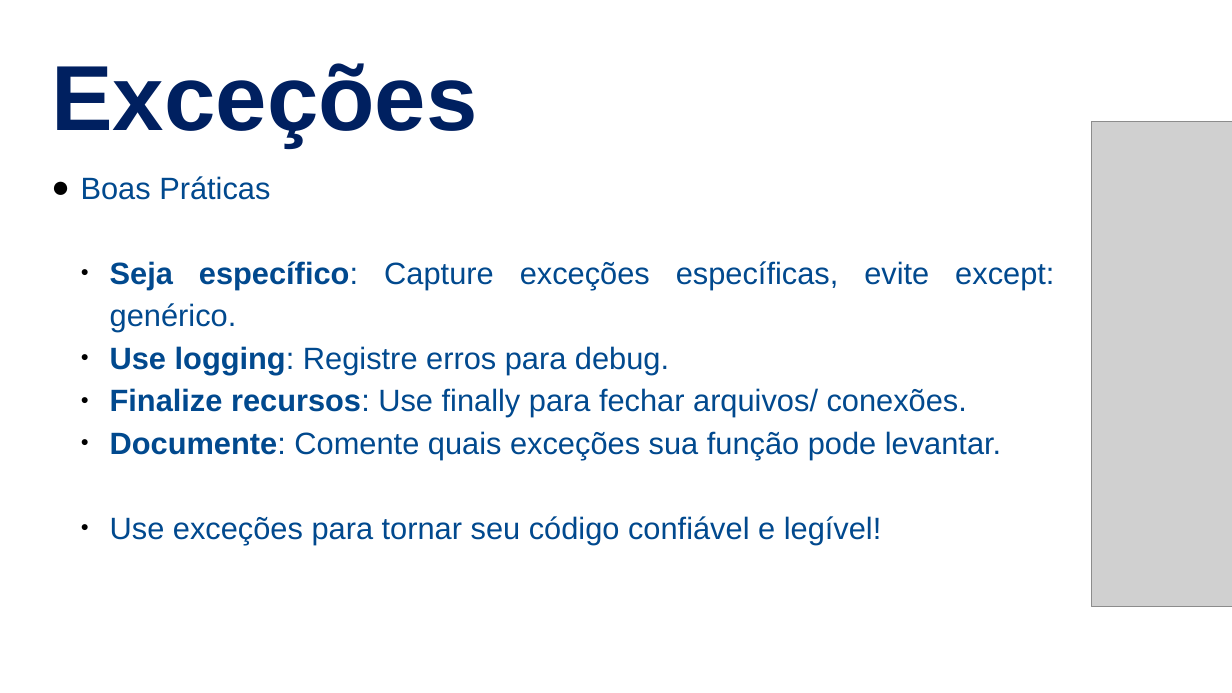
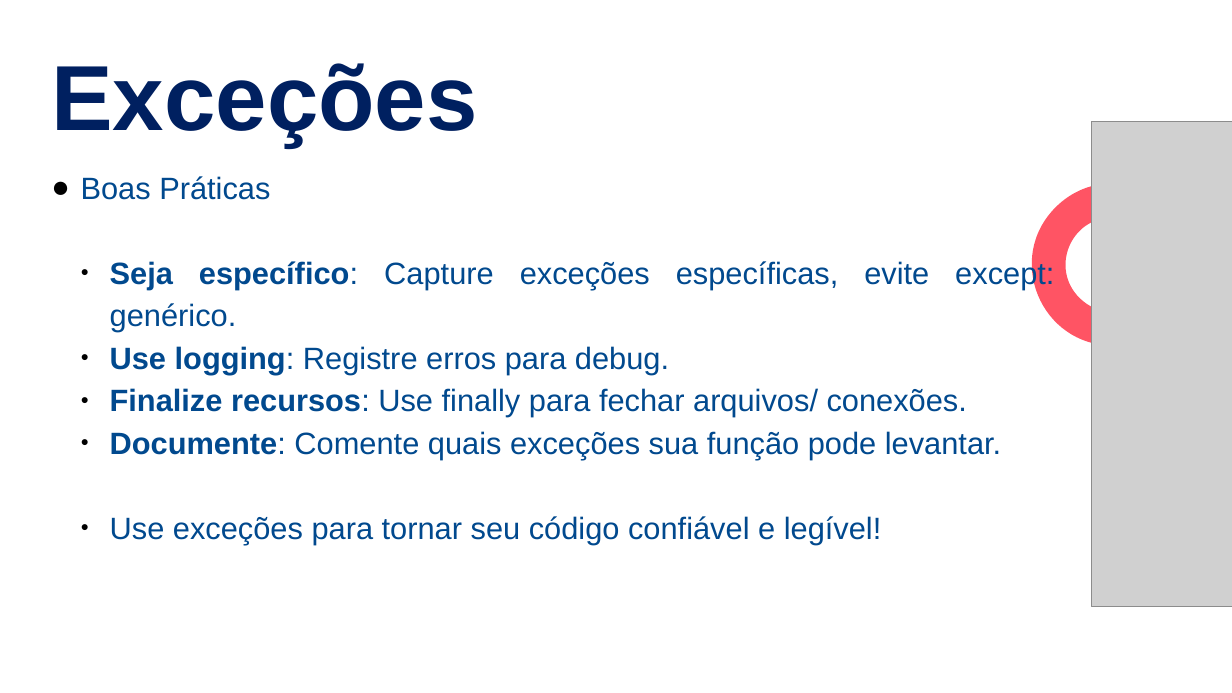
Before and after one commit to NaturalCoder/TI96, a slide deck: slide 3 of Aula18/Aula18.pptx (slide 8 before the commit). Drawn at 1232x693 pixels with LibreOffice and Linux fonts; fonts in the diff are those of the drawing; grey boxes stand for pictures. Boxes give left, top, right and bottom in pixels: in the first picture for what was removed or moved away, otherwise in the second. Text is boxed around its words. In the diff, an @@ line names an element or a change of style, - is before the commit and + after.

```diff
--- a/Aula18/Aula18.pptx
+++ b/Aula18/Aula18.pptx
@@ freeform shape added at [1004, 184, 1194, 346], fill #FF5464 @@
```
Also in this commit, not shown: 4 slides added, 20 slides removed, 9 other files.
